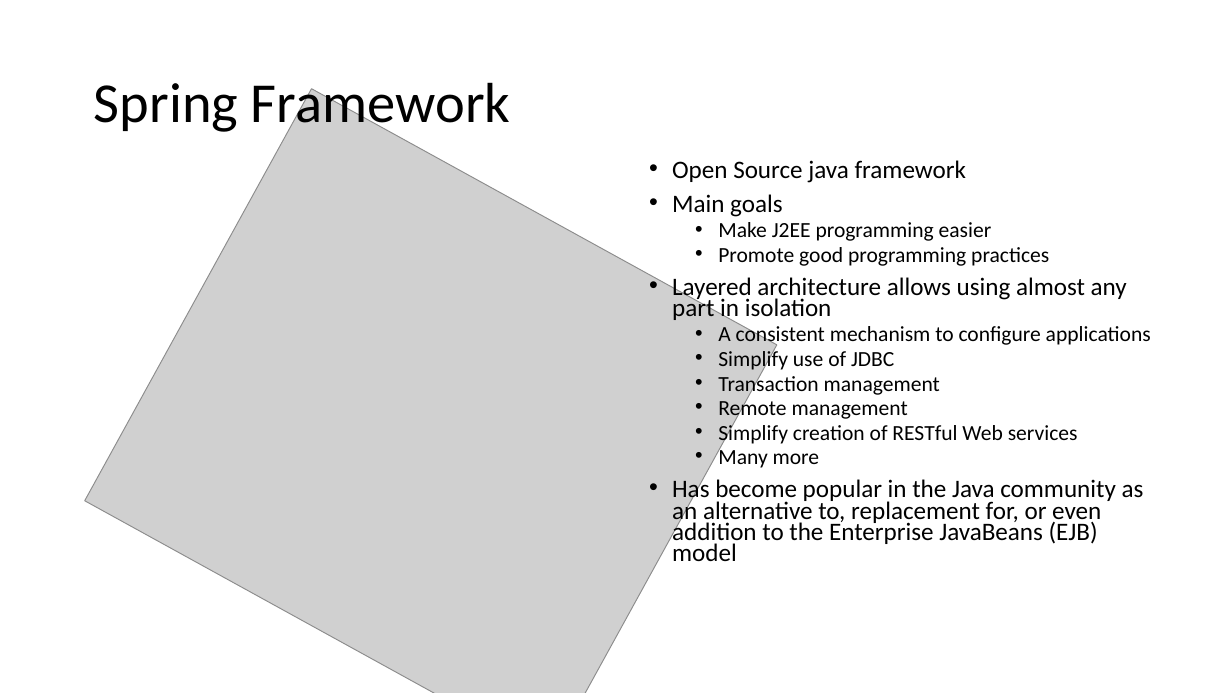
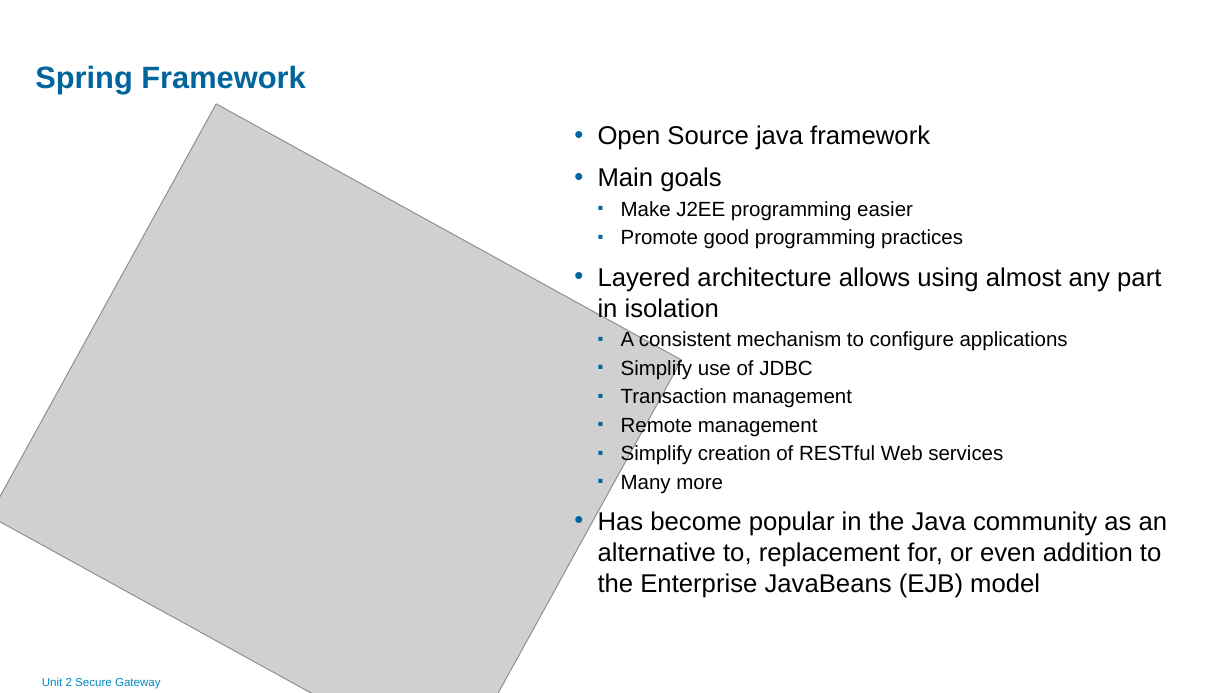
Before and after one commit to pfgeiger/containers, a slide deck: slide 1 of springpresentation/Spring Framework.pptm. Drawn at 1232x693 pixels with LibreOffice and Linux fonts; fonts in the diff are those of the drawing; grey boxes stand for pictures; background and template pictures are left out. Boxes give left, top, right and bottom in pixels: in the first picture for what was removed or moved away, otherwise in the second. Text is boxed around its words. In the diff, an @@ line names an element or a change of style, - is before the commit and + after.

```diff
--- a/springpresentation/Spring Framework.pptm
+++ b/springpresentation/Spring Framework.pptm
@@ title "Spring Framework": place and size @@
-title "Spring Framework" at [94, 82, 510, 135]
+title "Spring Framework" at [35, 65, 305, 94]
@@ title "Spring Framework" at [35, 65, 305, 94]: size 44 to 24 pt, font Calibri to Arial, text colour #000000 to #00649D, bold on @@
@@ picture: place and size @@
-picture at [85, 89, 777, 693]
+picture at [0, 103, 682, 693]
@@ text "Open Source java framework": place and size @@
-text "Open Source java framework" at [672, 160, 1151, 561]
+text "Open Source java framework" at [598, 125, 1168, 567]
@@ text "Open Source java framework" at [598, 125, 1168, 567]: size 19.6 to 20 pt in "Open Source java framework", "Main goals", "Layered architecture allows using almost any part ...", "Has become popular in the Java community ..."; font Calibri to Arial; size 16.8 to 16 pt in "Make J2EE programming easier", "Promote good programming practices", "A consistent mechanism to configure applications", "Simplify use of JDBC" and 4 more places; line spacing 0.7 to 1; less space between paragraphs; bullet • to ▪ @@
@@ text added at [42, 677, 161, 689], 9 pt, text #008ABF @@
+Unit 2 Secure Gateway
```
Also in this commit, not shown: 1 other slide changed, 3 other files.
